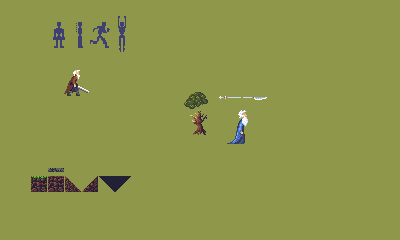
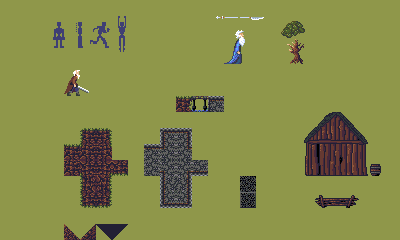
Two versions of the same layered image (400px x 240px). Layer-by-layer changes:
painted on "pixels" over (31, 16, 381, 240)
